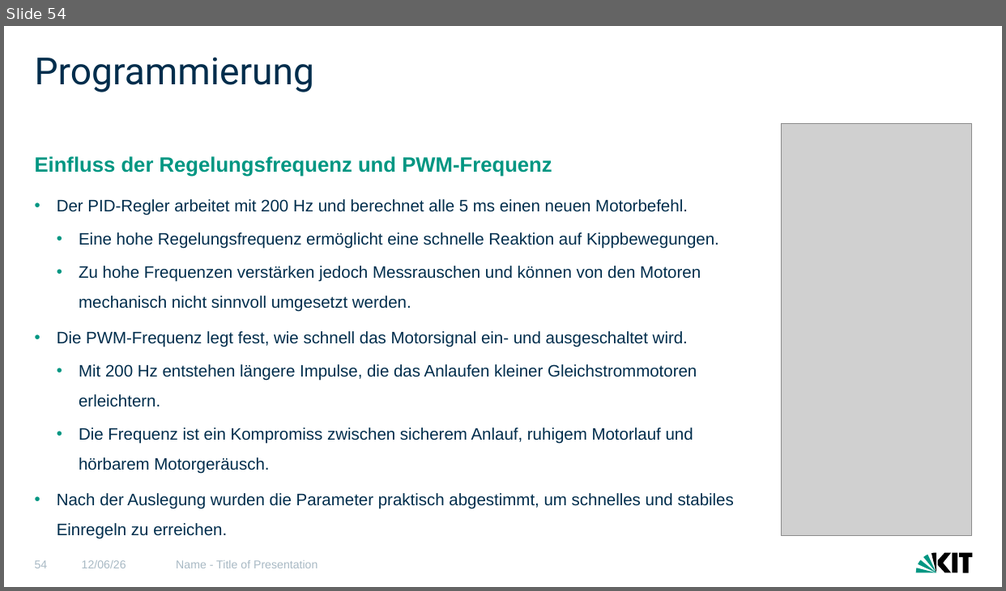
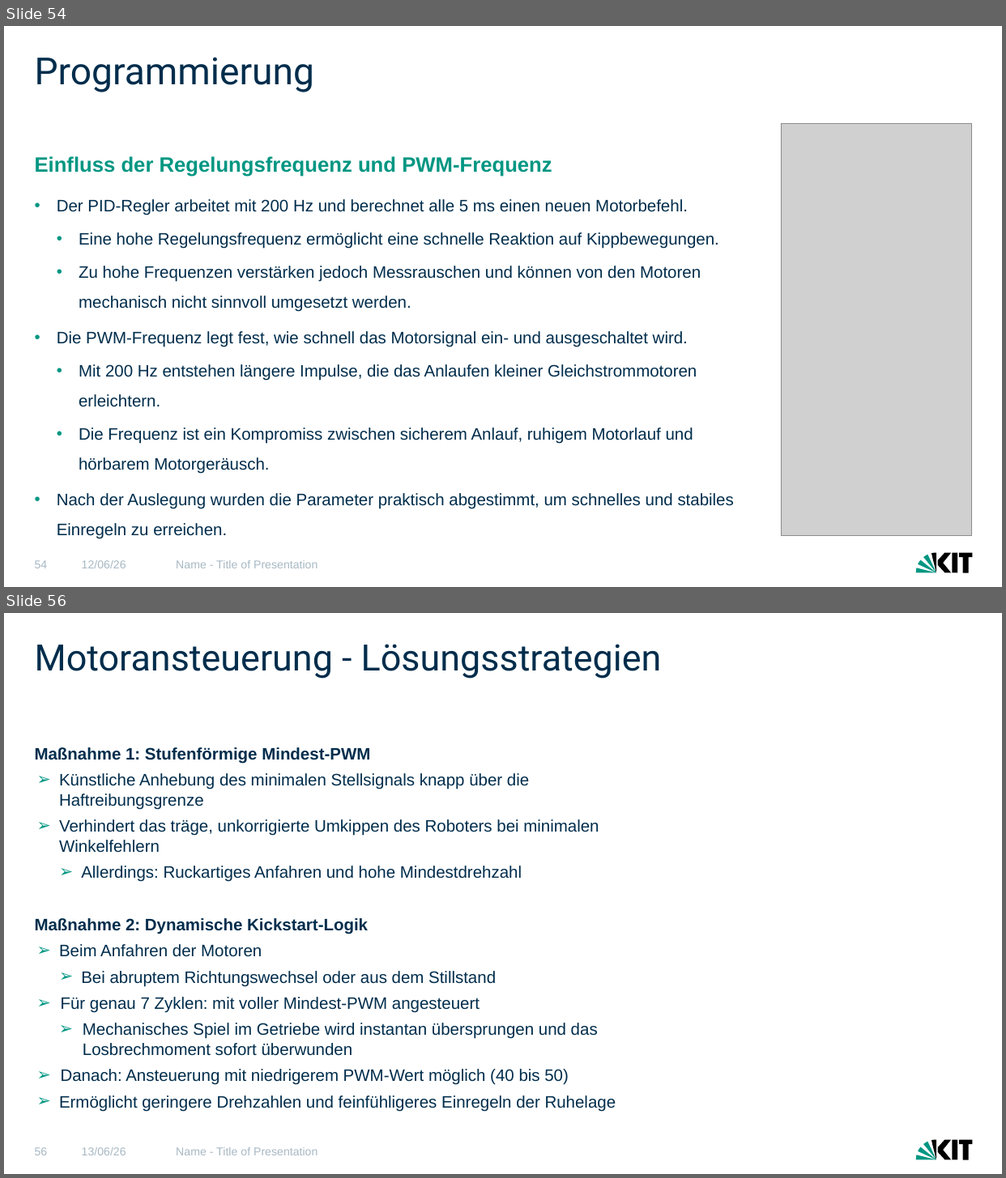
Before and after one commit to MCITBA/Lok_Prak_Rob, a slide deck: Finale_Präsentation_erw.pptx. Shown one above the other, each under a label of ours: slide 54 before the commit, slides 54 and 56 after it; the slides between them are not shown. The pictures are 1006x591 and 1006x1178 pixels, drawn with LibreOffice and Linux fonts; fonts in the diff are those of the drawing; grey boxes stand for pictures. Boxes give left, top, right and bottom in pixels: in the first picture for what was removed or moved away, otherwise in the second. Text is boxed around its words. In the diff, an @@ line names an element or a change of style, - is before the commit and + after.

```diff
--- a/Finale_Präsentation_erw.pptx
+++ b/Finale_Präsentation_erw.pptx
@@ slide 56 added at box(4, 613, 1002, 1174), background #FFFFFF; not listed: 2 template elements that a slide beside it also shows @@
@@ title added at box(35, 644, 662, 679), 35 pt, text #002D4C @@
+Motoransteuerung - Lösungsstrategien
@@ text added at box(35, 747, 616, 1111), 16 pt, text #002D4C @@
+Maßnahme 1: Stufenförmige Mindest-PWM
+➢ Künstliche Anhebung des minimalen Stellsignals knapp über die Haftreibungsgrenze
+➢ Verhindert das träge, unkorrigierte Umkippen des Roboters bei minimalen Winkelfehlern
+  ➢ Allerdings: Ruckartiges Anfahren und hohe Mindestdrehzahl
+Maßnahme 2: Dynamische Kickstart-Logik
+➢ Beim Anfahren der Motoren
+  ➢ Bei abruptem Richtungswechsel oder aus dem Stillstand
+➢ Für genau 7 Zyklen: mit voller Mindest-PWM angesteuert
+  ➢ Mechanisches Spiel im Getriebe wird instantan übersprungen und das Losbrechmoment sofort überwunden
+➢ Danach: Ansteuerung mit niedrigerem PWM-Wert möglich (40 bis 50)
+➢ Ermöglicht geringere Drehzahlen und feinfühligeres Einregeln der Ruhelage
@@ page number added at box(35, 1148, 48, 1156), 11 pt, text #A8B9C4 @@
+56
@@ text added at box(82, 1148, 126, 1156), 11 pt, text #A8B9C4 @@
+13/06/26
@@ text added at box(176, 1148, 317, 1156), 11 pt, text #A8B9C4 @@
+Name - Title of Presentation
```
Also in this commit, not shown: 3 slides changed, 3 other slides added, 5 other files.
